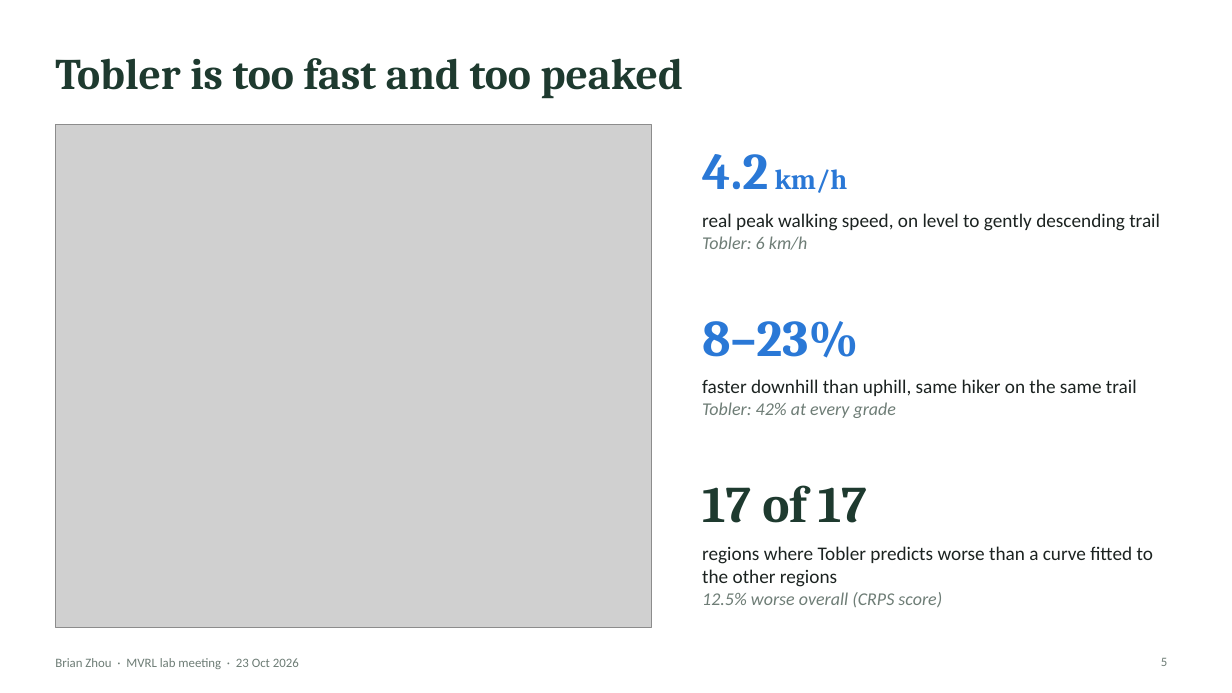
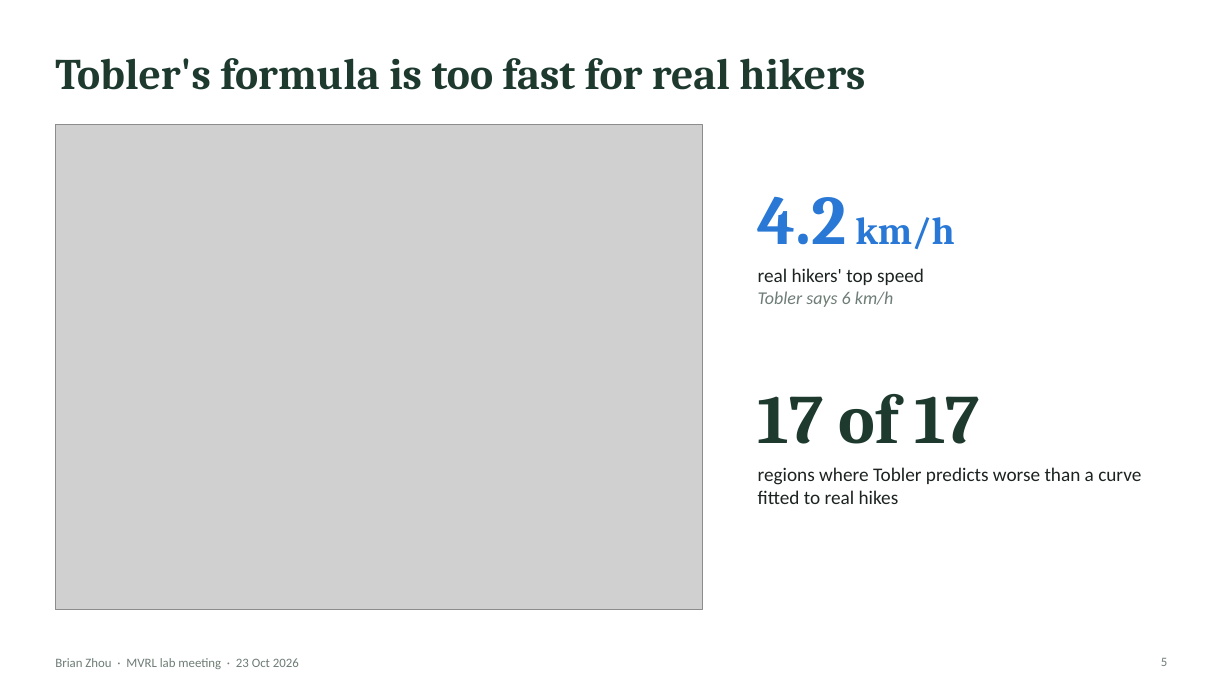
Before and after one commit to Brian24NX/GeoAI, a slide deck: slide 5 of meeting_plots/oct23_lab/Zhou_LabMeeting_23Oct.pptx. Drawn at 1232x693 pixels with LibreOffice and Linux fonts; fonts in the diff are those of the drawing; grey boxes stand for pictures. Boxes give left, top, right and bottom in pixels: in the first picture for what was removed or moved away, otherwise in the second. Text is boxed around its words. In the diff, an @@ line names an element or a change of style, - is before the commit and + after.

```diff
--- a/meeting_plots/oct23_lab/Zhou_LabMeeting_23Oct.pptx
+++ b/meeting_plots/oct23_lab/Zhou_LabMeeting_23Oct.pptx
@@ title at (55, 58, 865, 90): text changed @@
-Tobler is too fast and too peaked
+Tobler's formula is too fast for real hikers
@@ picture: place and size @@
-picture at (55, 125, 652, 628)
+picture at (55, 125, 702, 610)
@@ text "4.2 km/h": place and size @@
-text "4.2 km/h" at (702, 154, 848, 193)
+text "4.2 km/h" at (758, 197, 954, 249)
@@ text "4.2 km/h" at (758, 197, 954, 249): size 40 to 54 pt in "4.2"; size 22 to 30 pt in "km/h" @@
@@ text at (758, 268, 924, 307): text changed @@
-real peak walking speed, on level to gently descending trail
-Tobler: 6 km/h
+real hikers' top speed
+Tobler says 6 km/h
@@ text removed at (702, 321, 858, 358) @@
-8–23%
@@ text removed at (702, 379, 1137, 418) @@
-faster downhill than uphill, same hiker on the same trail
-Tobler: 42% at every grade
@@ text "17 of 17": place and size @@
-text "17 of 17" at (702, 485, 867, 523)
+text "17 of 17" at (758, 394, 980, 444)
@@ text "17 of 17" at (758, 394, 980, 444): size 40 to 54 pt @@
@@ text at (758, 467, 1141, 504): text changed @@
-regions where Tobler predicts worse than a curve fitted to the other regions
-12.5% worse overall (CRPS score)
+regions where Tobler predicts worse than a curve fitted to real hikes
```
Also in this commit, not shown: 5 other slides changed, 1 slide added, 1 slide removed, 9 other files.
